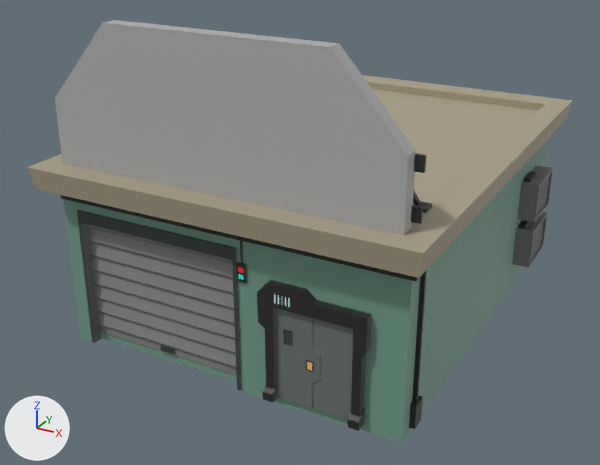
A saved change to the FBX model Assets/Models/Crossing/Crossing_Buildings/Individual_Buildings/Maintenance_Office.fbx.
Camera for both pictures: a camera (50 mm lens) standing at (-0.371, -0.129, 0.263) and looking at (-0.608, 0.302, 0.048). Every picture has the same lights, and +X, +Y and +Z are marked at lower left. Where no turn or scale is listed for an object, it has been applied to the vertices. Vertices at the same position are counted once.

In view in the first picture: 'Maintenance_Office'.
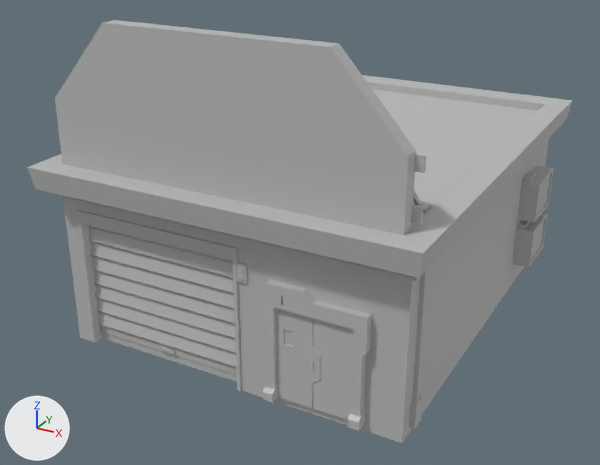
Pixel boxes (x1, y1, x2, y2) of what changed, in the pictures (600 x 465 px):
part 1 of me_mesh, recoloured
    both: (238, 267, 312, 371)
part 2 of me_mesh, recoloured
    both: (27, 20, 572, 443)

The change, as a list of edits to the scene's bpy script:
```text
Add mat_environment_02:
    mat_environment_02 = principled_material('Environment_02')
    mat_environment_02.base_color = (0.5, 0.5, 0.5)  # grey #bcbcbc
Change me_mesh:
    where me_mesh.from_pydata(...)  # 635 vertices, 439 faces; spans x -0.118..0.118, y -0.147..0.147, z -0.098..0.098
    used by ob_maintenance_office; location = (-0.5984, 0.33, 0.0931)
    me_mesh part 1: all 19 faces that had it switch from mat_light_illuminate (picture img_lights_jpg) to mat_environment_02 (grey #bcbcbc)
    me_mesh part 2: all 420 faces that had it switch from mat_flatcolorbase (picture img_plaza_01_diffuse_jpg) to mat_environment_02 (grey #bcbcbc)
```
